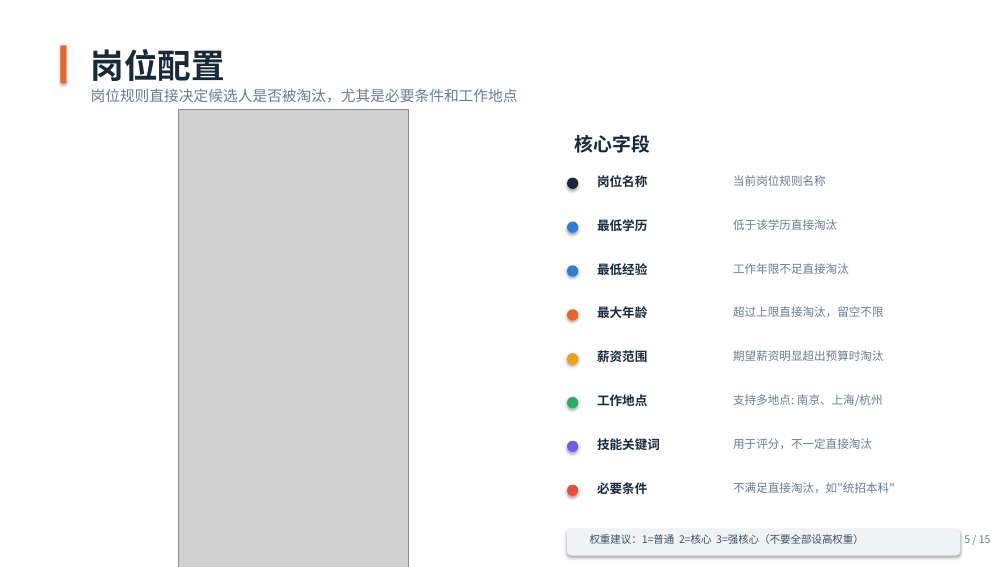
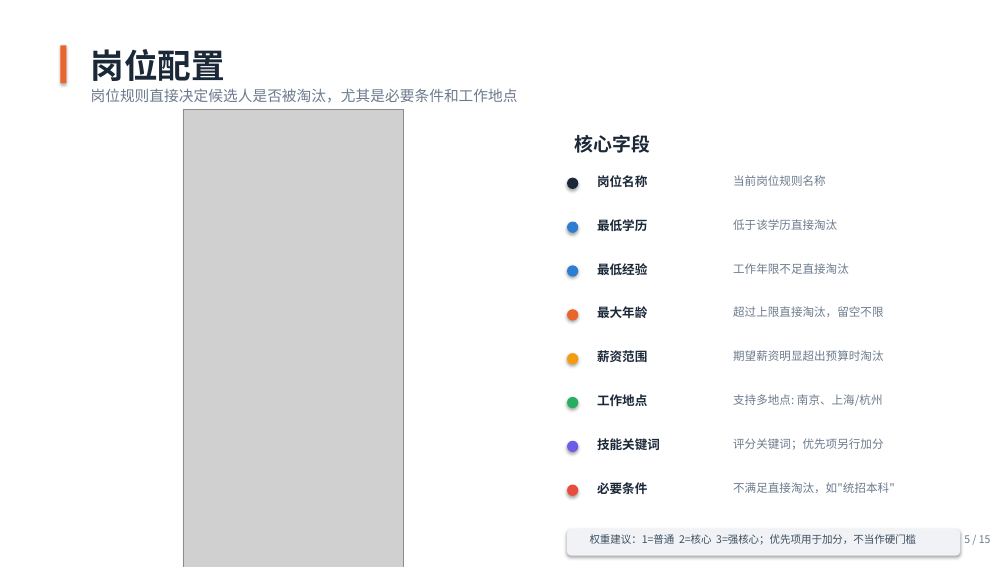
Before and after one commit to chenjinbo1991/boss-resume-filter, a slide deck: slide 5 of docs/BOSS招聘系统操作指南.pptx. Drawn at 1008x567 pixels with LibreOffice and Linux fonts; fonts in the diff are those of the drawing; grey boxes stand for pictures. Boxes give left, top, right and bottom in pixels: in the first picture for what was removed or moved away, otherwise in the second. Text is boxed around its words. In the diff, an @@ line names an element or a change of style, - is before the commit and + after.

```diff
--- a/docs/BOSS招聘系统操作指南.pptx
+++ b/docs/BOSS招聘系统操作指南.pptx
@@ picture resized from (x1=178, y1=109, x2=408, y2=567) to (x1=183, y1=109, x2=404, y2=567) @@
@@ text at (x1=733, y1=438, x2=883, y2=450): text changed @@
-用于评分，不一定直接淘汰
+评分关键词；优先项另行加分
@@ text at (x1=590, y1=534, x2=916, y2=544): text changed @@
-权重建议：1=普通 2=核心 3=强核心（不要全部设高权重）
+权重建议：1=普通 2=核心 3=强核心；优先项用于加分，不当作硬门槛
```
Also in this commit, not shown: 13 other slides changed, 16 other files.
